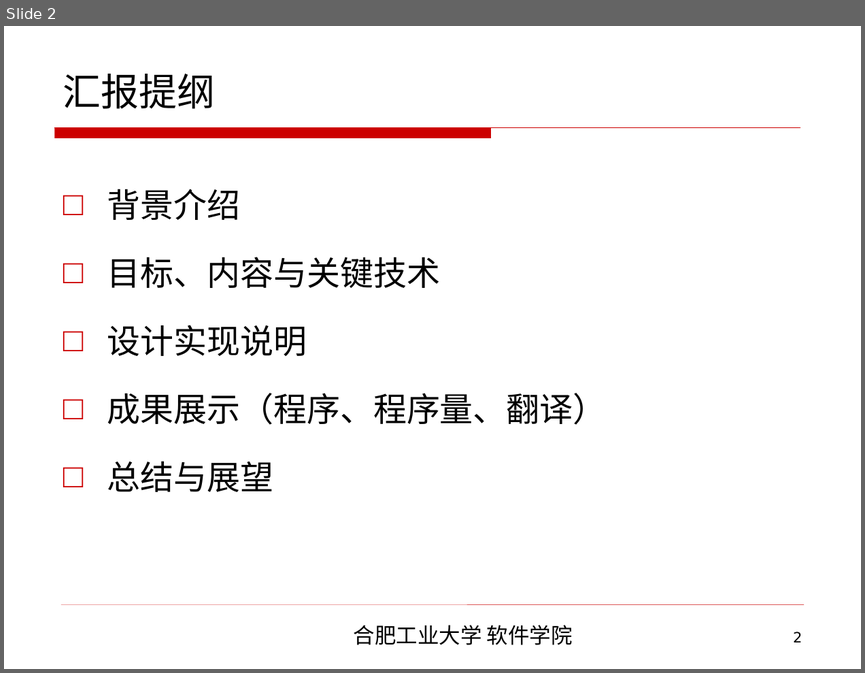
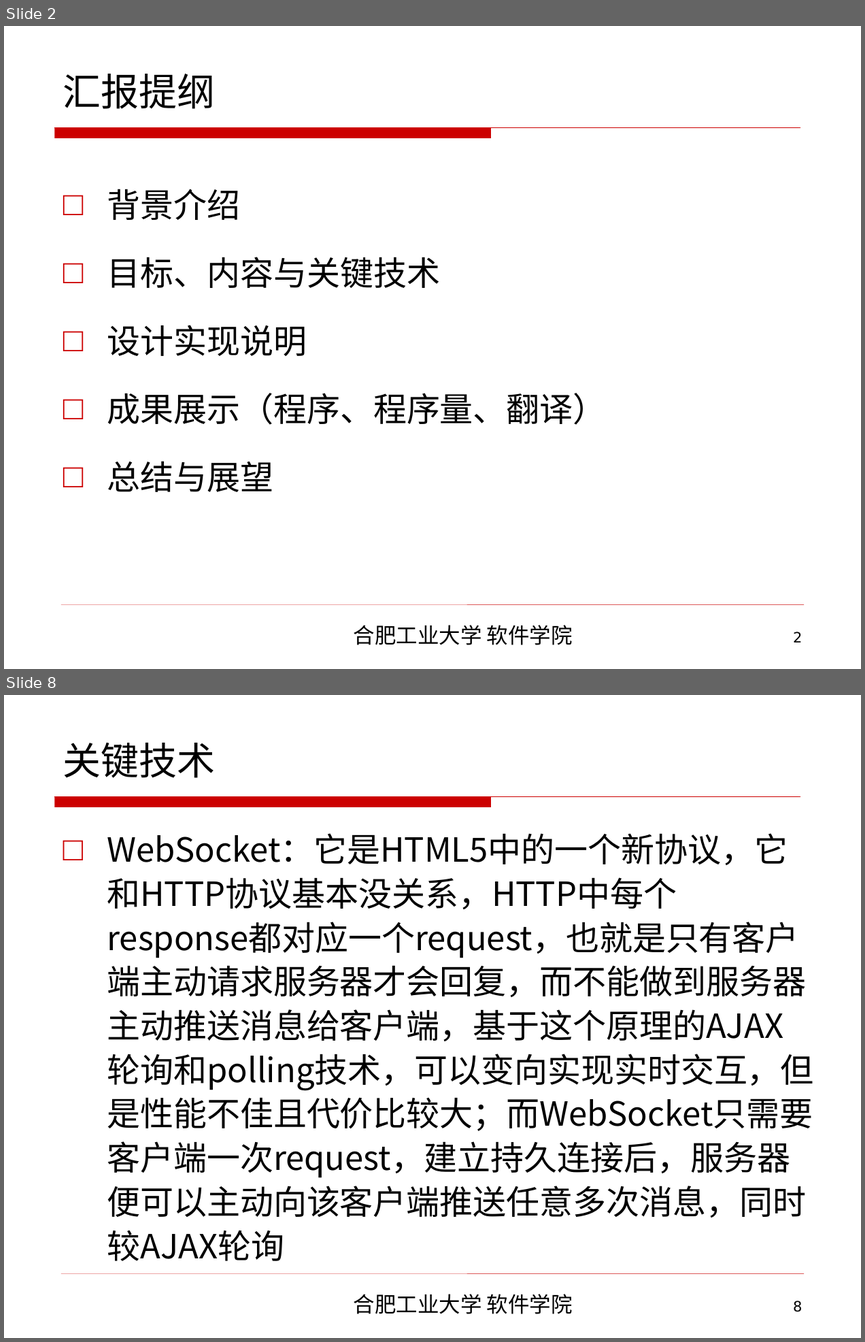
Before and after one commit to CodeDogandCat/master_proj, a slide deck: 2013214381李磊最终答辩/软件学院本科毕业设计毕业答辩.ppt. Shown one above the other, each under a label of ours: slide 2 before the commit, slides 2 and 8 after it; the slides between them are not shown. The pictures are 865x673 and 865x1342 pixels, drawn with LibreOffice and Linux fonts; fonts in the diff are those of the drawing; background and template pictures are left out. Boxes give left, top, right and bottom in pixels: in the first picture for what was removed or moved away, otherwise in the second. Text is boxed around its words. In the diff, an @@ line names an element or a change of style, - is before the commit and + after.

```diff
--- a/2013214381李磊最终答辩/软件学院本科毕业设计毕业答辩.ppt
+++ b/2013214381李磊最终答辩/软件学院本科毕业设计毕业答辩.ppt
@@ slide 8 added at box(4, 695, 861, 1338), background picture (left out); not listed: 4 template elements that a slide beside it also shows @@
@@ title added at box(63, 743, 215, 778), 32 pt, text #000000 @@
+关键技术
@@ text added at box(107, 833, 814, 1261), 28 pt, text #000000 @@
+□ WebSocket：它是HTML5中的一个新协议，它和HTTP协议基本没关系，HTTP中每个response都对应一个request，也就是只有客户端主动请求服务器才会回复，而不能做到服务器主动推送消息给客户端，基于这个原理的AJAX轮询和polling技术，可以变向实现实时交互，但是性能不佳且代价比较大；而WebSocket只需要客户端一次request，建立持久连接后，服务器便可以主动向该客户端推送任意多次消息，同时较AJAX轮询
```
Also in this commit, not shown: 2 slides changed, 17 other slides added, 1 slide removed, 1 other file.
